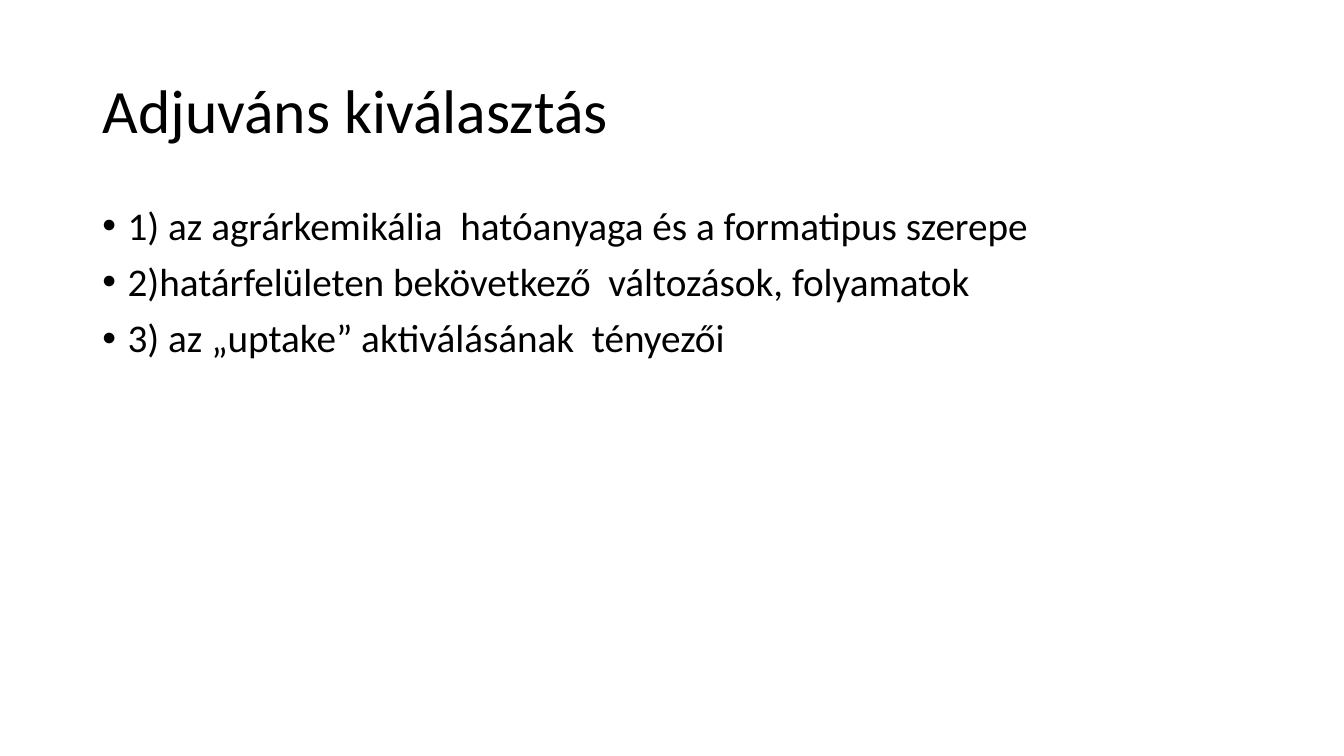
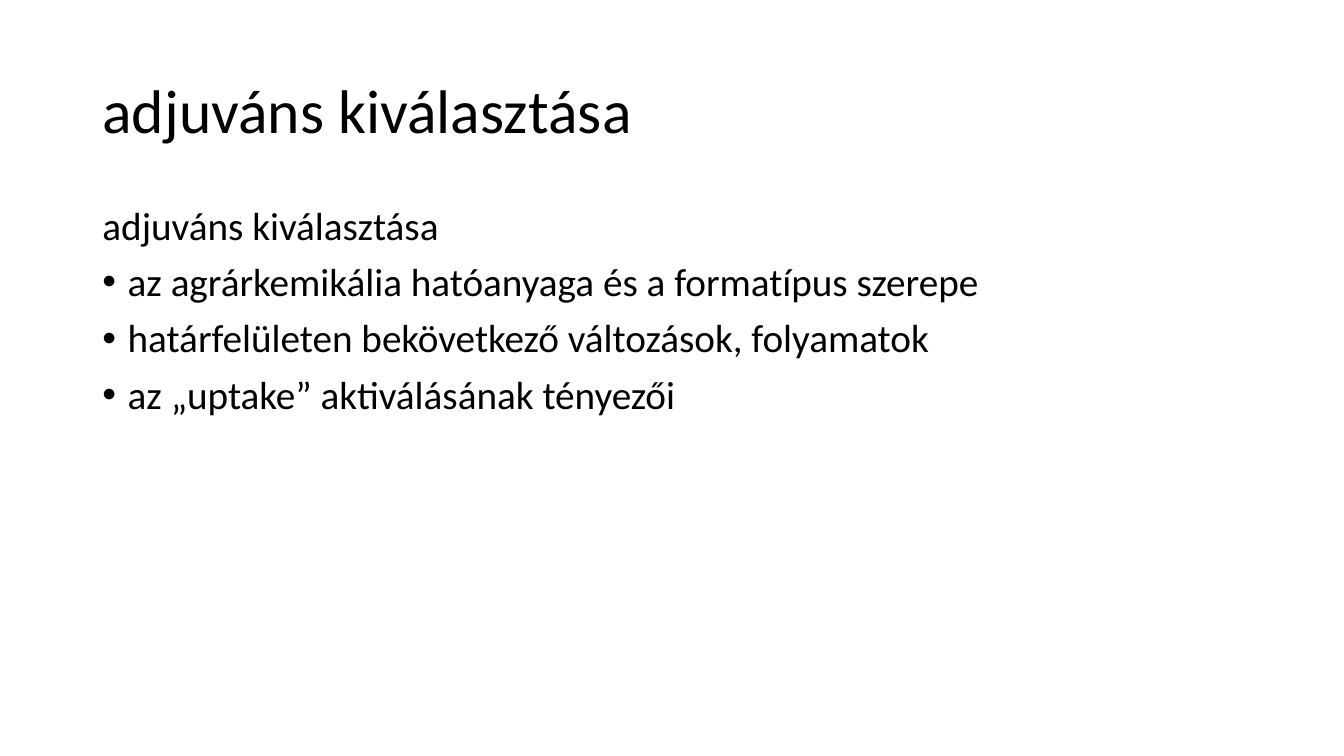
Before and after one commit to LilianaBohus/chemistry-presenations, a slide deck: slide 4 of adjuvants.pptx. Drawn at 1344x756 pixels with LibreOffice and Linux fonts; fonts in the diff are those of the drawing. Boxes give left, top, right and bottom in pixels: in the first picture for what was removed or moved away, otherwise in the second. Text is boxed around its words. In the diff, an @@ line names an element or a change of style, - is before the commit and + after.

```diff
--- a/adjuvants.pptx
+++ b/adjuvants.pptx
@@ title at (x1=102, y1=90, x2=632, y2=144): text changed @@
-Adjuváns kiválasztás
+adjuváns kiválasztása
@@ text at (x1=102, y1=212, x2=979, y2=416): text changed @@
-• 1) az agrárkemikália hatóanyaga és a formatipus szerepe
-• 2)határfelületen bekövetkező változások, folyamatok
-• 3) az „uptake” aktiválásának tényezői
+adjuváns kiválasztása
+• az agrárkemikália hatóanyaga és a formatípus szerepe
+• határfelületen bekövetkező változások, folyamatok
+• az „uptake” aktiválásának tényezői
```
Also in this commit, not shown: 6 other slides changed, 1 slide added.
